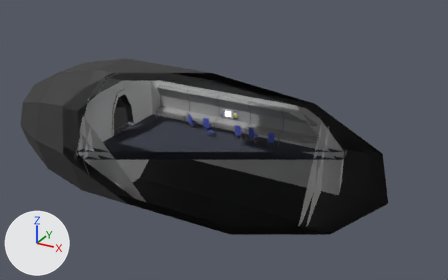
Renders of the glTF model static/models/Submarine.glb from each side of a commit.
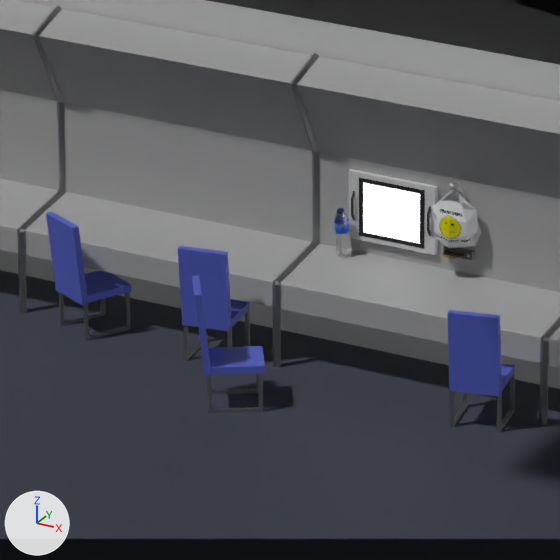
The first picture shows the older version from a 50 mm lens placed at (15.71, -25.61, 14.18), pointed at (0.31, 2.39, 0.18). The close-ups show both versions on the part from 41% to 55% of the width and 32% to 55% of the height of that picture; other places that the commit changed are outside them. The axes (+X, +Y, +Z) are drawn at lower left. The lights are the same throughout. Everything nearer to the camera than a plane just in front of the edit is cut away. Where no turn or scale is listed for an object, it has been applied to the vertices.

In view in the first close-up: 'Back Terminals', 'Back Wall', 'Body', 'Chair 1', 'Chair 2', 'Chair 3', 'Chair4', 'Desk 2', 'Desk 3', 'Floor', 'Screen', 'ScreenShell', 'Top Terminals'.
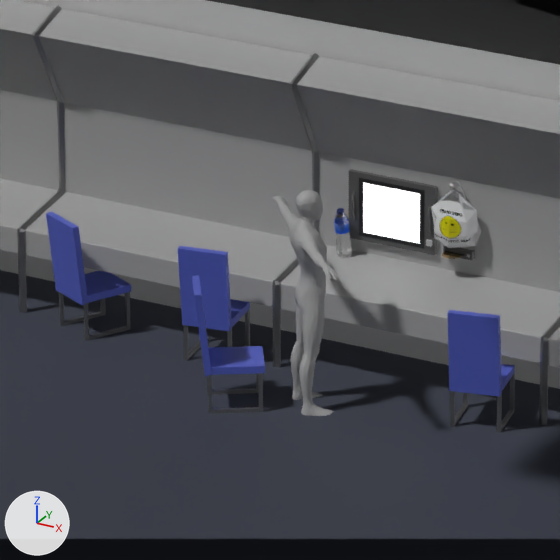
Pixel boxes (x1, y1, x2, y2) of what changed, in the close-ups (560 x 560 px):
'Personagem_Pele_0', added: after (272, 190, 340, 416)
'ScreenShell', recoloured: (349, 169, 438, 255) in both

Patch to the scene script:
```diff
--- a/static/models/Submarine.glb.py
+++ b/static/models/Submarine.glb.py
@@ mat_person @@
+mat_person = principled_material('Person')
+mat_person.base_color = (0.553, 0.553, 0.553)  # light grey #c4c4c4
+mat_person.roughness = 0.655
@@ me_cube_041 @@
 me_cube_041.from_pydata(...)  # 8 vertices, 12 faces; spans x -0.327..0.327, y -0.022..0.022, z -0.239..0.239
+me_cube_041.materials.append(mat_diskreader)  # dark grey #646464
@@ me_personagem_pele_0 @@
+me_personagem_pele_0.from_pydata(...)  # 1362 vertices, 2720 faces; spans x -0.55..0.54, y -0.58..0.56, z -0.84..0.69
+me_personagem_pele_0.materials.append(mat_person)  # light grey #c4c4c4
@@ ob_personagem_pele_0 @@
+ob_personagem_pele_0 = bpy.data.objects.new('Personagem_Pele_0', me_personagem_pele_0)
+ob_personagem_pele_0.location = (-0.066, 2.397, 1.145)
```
